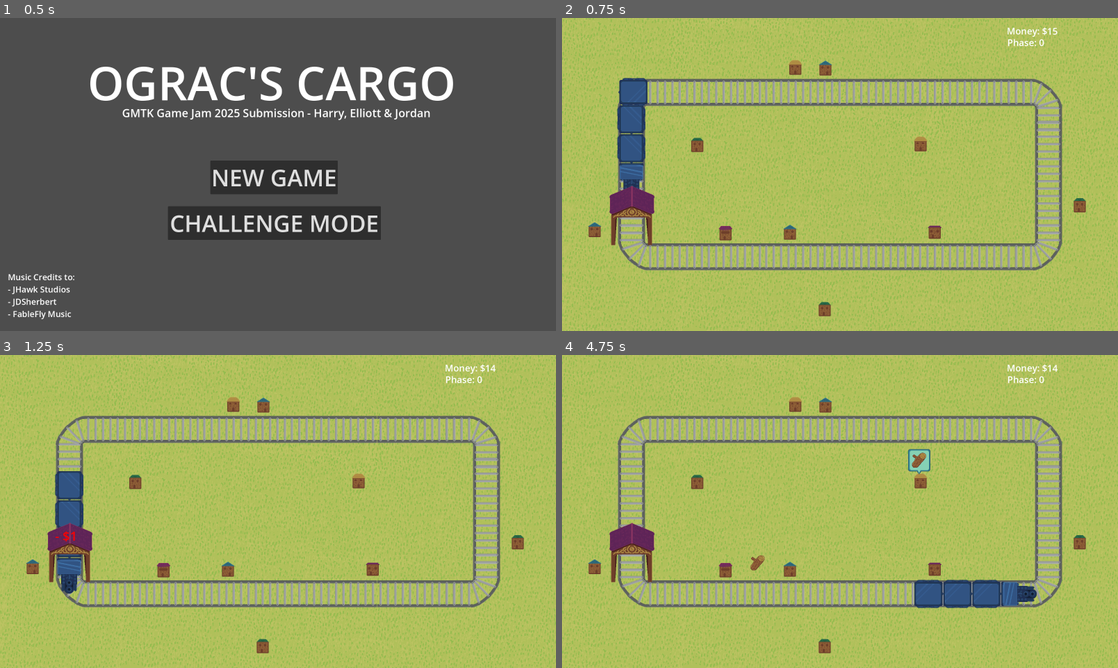
Above: before the commit, frames 1-4 (two rows, left to right).
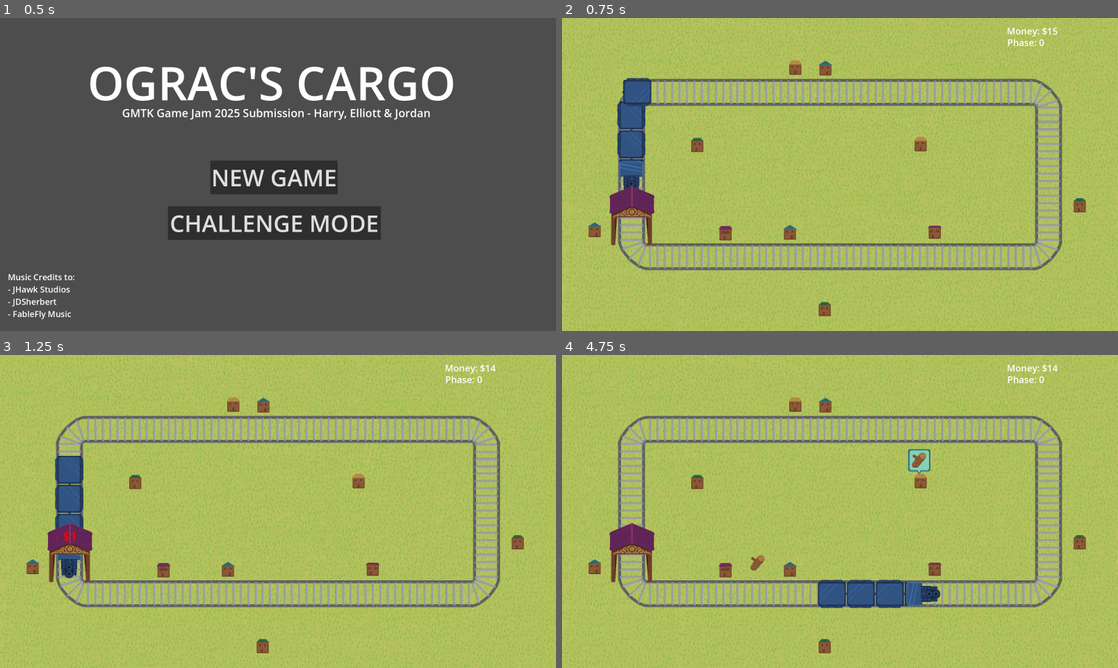
Above: after the commit, the same moments.

Repository: decadentpig/GMTK2025
Game: Godot game, scene res://main_menu.tscn
Same seed, same stepped clock (60 frames per second), same inputs: the game is played once before the commit and once after it.
Inputs (mouse positions are in pixels of both pictures, inside the frame that each line leads up to):
- Up to frame 1 (0.5 s): no input
- Up to frame 2 (0.75 s): click "CHALLENGE MODE" at 0.5 s
- Up to frame 3 (1.25 s): no input
- Up to frame 4 (4.75 s): move the mouse to (962, 495) at 1.27 s; click (962, 495) at 1.35 s; move the mouse to (728, 527) at 2.02 s; click (728, 527) at 2.1 s; move the mouse to (895, 442) at 2.77 s; click (895, 442) at 2.85 s; move the mouse to (812, 574) at 3.52 s; click (812, 574) at 3.6 s; move the mouse to (1006, 558) at 4.27 s; click (1006, 558) at 4.35 s

Frame 1 is identical in both runs. In frame 2, 0.5% of the frame differs, in the area x 9-17%, y 19-55%; in frame 3, 0.9%; in frame 4, 3.2%, in the area x 46-86%, y 71-81%.

Commit message:
Slow down train slightly

Diff:
--- a/Scripts/train_manager.gd
+++ b/Scripts/train_manager.gd
@@ -1,7 +1,7 @@
 extends PathFollow2D
 class_name Train_Manager
 
-const SPEED = 500
+const SPEED = 400
 const DEFAULT_CARRIAGES = 3
 const OFFSET = 125
 
